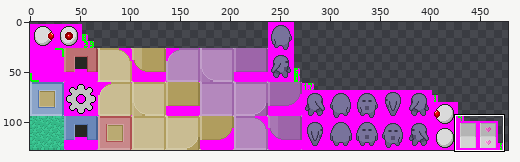
Edited in one commit: sprite sheet (JuegoIA/src/assets/game.png). The first picture is a wide view before the edit; the outline marks the close-up.
Close-up. Before the commit:
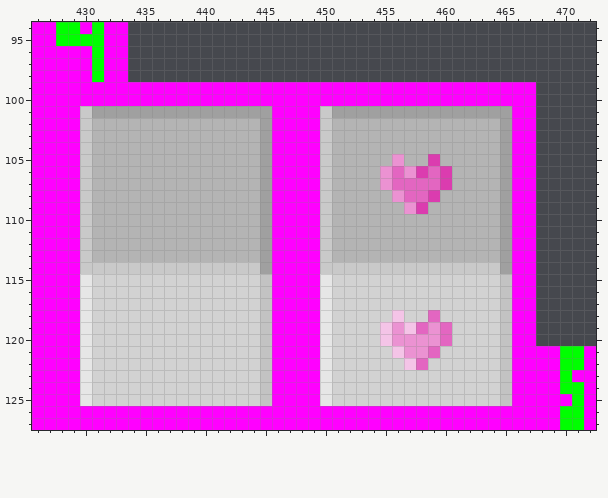
The file is 512x128 pixels. Colours within 5 levels of each other are drawn and written as one. Shown: x 426..472, y 94..127. The wide view leaves out empty margins.
After:
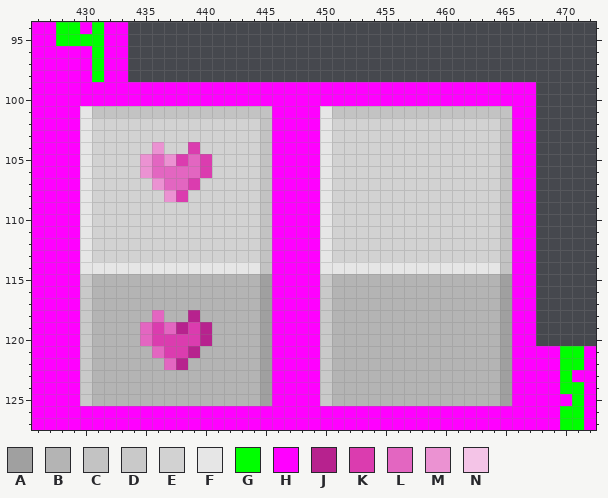
Palette (. is transparent): A #a0a0a0  B #b4b4b4  C #c3c3c3  D #c9c9c9  E #d2d2d2  F #e6e6e6  G #00ff00  H #ff00ff  J #b7228e  K #db3caf  L #e366c1  M #eb92d2  N #f4c4e7
Difference:
The author changed colour C to colour A in rows 115 to 125 at x 445 and 465.
The author changed colour E to colour B in rows 115 to 117 at x 431 to 444 and 451 to 464; in row 118 at x 431 to 435, 437 to 438, 440 to 444, 451 to 455, 457 to 458 and 460 to 464; in rows 119 to 120 at x 431 to 434, 441 to 444, 451 to 454 and 461 to 464; in row 121 at x 431 to 435, 440 to 444, 451 to 455 and 460 to 464; in row 122 at x 431 to 436, 439 to 444, 451 to 456 and 459 to 464; in rows 123 to 125 at x 431 to 444 and 451 to 464.
The author changed colour L to colour B in row 118 at x 459; in row 119 at x 458 and 460; in row 120 at x 460; in row 121 at x 459; in row 122 at x 458.
The author changed colour M to colour B in row 119 at x 456 and 459; in row 120 at x 456 to 459; in row 121 at x 457 to 458.
The author changed colour N to colour B in row 118 at x 456; in row 119 at x 455 and 457; in row 120 at x 455; in row 121 at x 456; in row 122 at x 457.
The author changed colour A to colour C in row 101 at x 431 to 445 and 451 to 465; in rows 102 to 114 at x 445 and 465.
The author changed colour F to colour D in rows 115 to 125 at x 430 and 450.
The author changed colour B to colour E in rows 102 to 103 at x 431 to 444 and 451 to 464; in row 104 at x 431 to 435, 437 to 438, 440 to 444 and 451 to 464; in row 105 at x 431 to 434, 441 to 444, 451 to 455, 457 to 458 and 460 to 464; in row 106 at x 431 to 434, 441 to 444, 451 to 454 and 461 to 464; in row 107 at x 431 to 435, 440 to 444, 451 to 454 and 461 to 464; in row 108 at x 431 to 436, 439 to 444, 451 to 455 and 460 to 464.
The author changed colour B to colour E in row 109 at x 431 to 444, 451 to 456 and 459 to 464; in rows 110 to 113 at x 431 to 444 and 451 to 464.
The author changed colour K to colour E in row 105 at x 459; in row 106 at x 458 and 460; in row 107 at x 460; in row 108 at x 459; in row 109 at x 458.
The author changed colour L to colour E in row 106 at x 456 and 459; in row 107 at x 456 to 459; in row 108 at x 457 to 458.
The author changed colour M to colour E in row 105 at x 456; in row 106 at x 455 and 457; in row 107 at x 455; in row 108 at x 456; in row 109 at x 457.
The author changed colour D to colour F in rows 101 to 113 at x 430 and 450; in row 114 at x 430 to 444 and 450 to 464.
The author changed colour E to colour J in row 118 at x 439; in row 119 at x 438 and 440; in row 120 at x 440; in row 121 at x 439; in row 122 at x 438.
The author changed colour B to colour K in row 104 at x 439; in row 105 at x 438 and 440; in row 106 at x 440; in row 107 at x 439; in row 108 at x 438.
The author changed colour E to colour K in row 119 at x 436 and 439; in row 120 at x 436 to 439; in row 121 at x 437 to 438.
The author changed colour B to colour L in row 105 at x 436 and 439; in row 106 at x 436 to 439; in row 107 at x 437 to 438.
The author changed colour E to colour L in row 118 at x 436; in row 119 at x 435 and 437; in row 120 at x 435; in row 121 at x 436; in row 122 at x 437.
The author changed colour B to colour M in row 104 at x 436; in row 105 at x 435 and 437; in row 106 at x 435; in row 107 at x 436; in row 108 at x 437.
Where, in picture pixels (left, top, right, bottom), the same in both close-ups:
changed: (80, 106, 272, 406)
changed: (320, 106, 512, 406)
